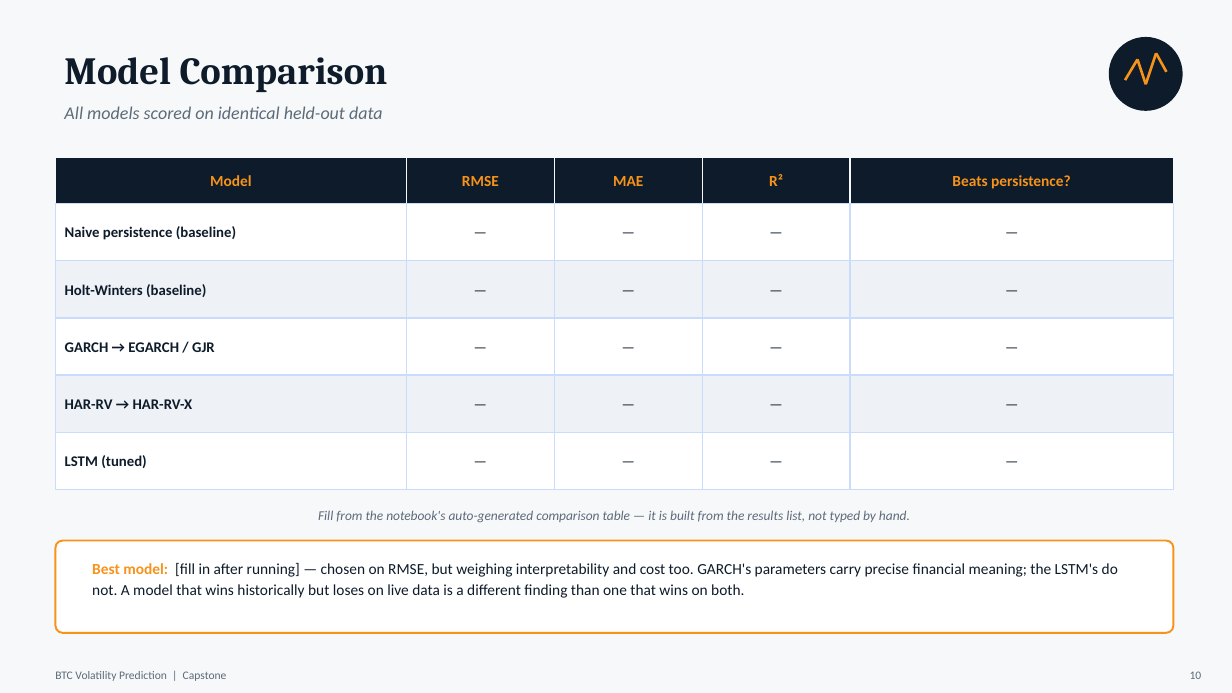
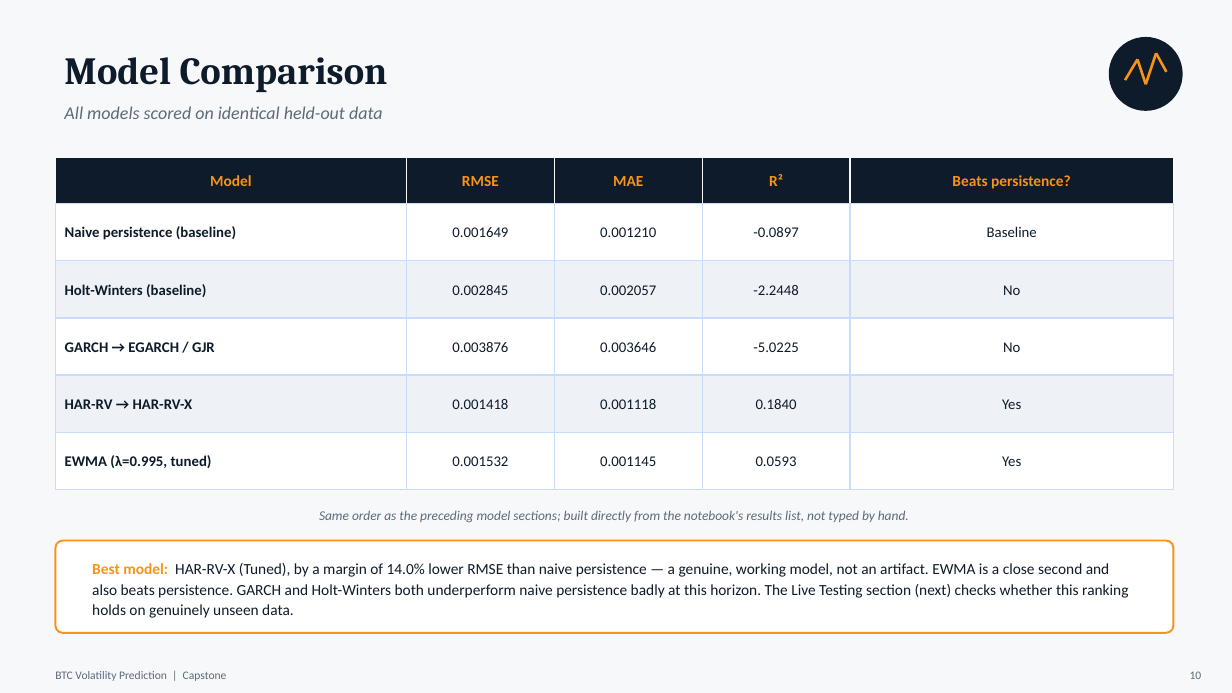
Before and after one commit to mhejairi10/bitcoin-volatility-prediction, a slide deck: slide 10 of presentation/capstone-btc-volatility.pptx. Drawn at 1232x693 pixels with LibreOffice and Linux fonts; fonts in the diff are those of the drawing. Boxes give left, top, right and bottom in pixels: in the first picture for what was removed or moved away, otherwise in the second. Text is boxed around its words. In the diff, an @@ line names an element or a change of style, - is before the commit and + after.

```diff
--- a/presentation/capstone-btc-volatility.pptx
+++ b/presentation/capstone-btc-volatility.pptx
@@ text at (452, 227, 508, 237): text changed @@
-—
+0.001649
@@ text at (600, 227, 656, 237): text changed @@
-—
+0.001210
@@ text at (753, 227, 799, 237): text changed @@
-—
+-0.0897
@@ text at (987, 226, 1037, 237): text changed @@
-—
+Baseline
@@ text at (452, 285, 508, 295): text changed @@
-—
+0.002845
@@ text at (600, 285, 656, 295): text changed @@
-—
+0.002057
@@ text at (753, 285, 799, 295): text changed @@
-—
+-2.2448
@@ text at (1003, 285, 1020, 295): text changed @@
-—
+No
@@ text at (452, 342, 508, 352): text changed @@
-—
+0.003876
@@ text at (600, 342, 656, 352): text changed @@
-—
+0.003646
@@ text at (753, 342, 799, 352): text changed @@
-—
+-5.0225
@@ text at (1003, 342, 1020, 352): text changed @@
-—
+No
@@ text at (452, 399, 508, 409): text changed @@
-—
+0.001418
@@ text at (600, 399, 656, 409): text changed @@
-—
+0.001118
@@ text at (756, 399, 797, 409): text changed @@
-—
+0.1840
@@ text at (1002, 399, 1021, 409): text changed @@
-—
+Yes
@@ text at (65, 455, 212, 468): text changed @@
-LSTM (tuned)
+EWMA (λ=0.995, tuned)
@@ text at (452, 456, 508, 466): text changed @@
-—
+0.001532
@@ text at (600, 456, 656, 466): text changed @@
-—
+0.001145
@@ text at (756, 456, 797, 466): text changed @@
-—
+0.0593
@@ text at (1002, 456, 1021, 466): text changed @@
-—
+Yes
@@ text at (319, 510, 909, 523): text changed @@
-Fill from the notebook's auto-generated comparison table — it is built from the results list, not typed by hand.
+Same order as the preceding model sections; built directly from the notebook's results list, not typed by hand.
@@ text at (92, 563, 1128, 618): text changed @@
-Best model: [fill in after running] — chosen on RMSE, but weighing interpretability and cost too. GARCH's parameters carry precise financial meaning; the LSTM's do not. A model that wins historically but loses on live data is a different finding than one that wins on both.
+Best model: HAR-RV-X (Tuned), by a margin of 14.0% lower RMSE than naive persistence — a genuine, working model, not an artifact. EWMA is a close second and also beats persistence. GARCH and Holt-Winters both underperform naive persistence badly at this horizon. The Live Testing section (next) checks whether this ranking holds on genuinely unseen data.
```
Also in this commit, not shown: 10 other slides changed, 1 slide added, 7 other files.
